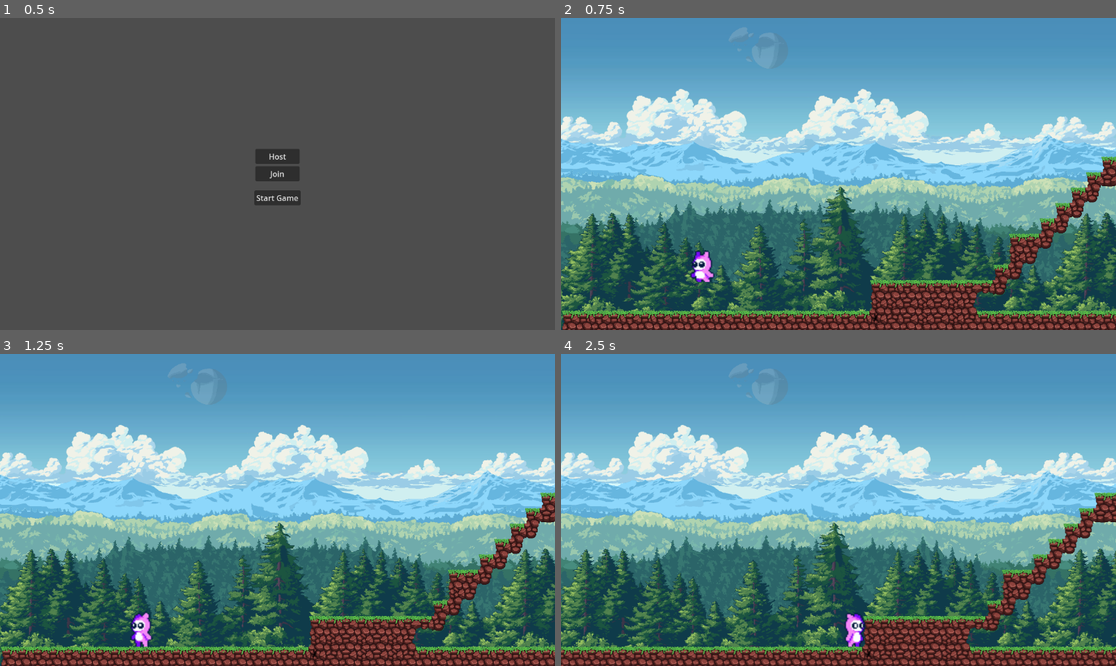
Above: before the commit, frames 1-4 (two rows, left to right).
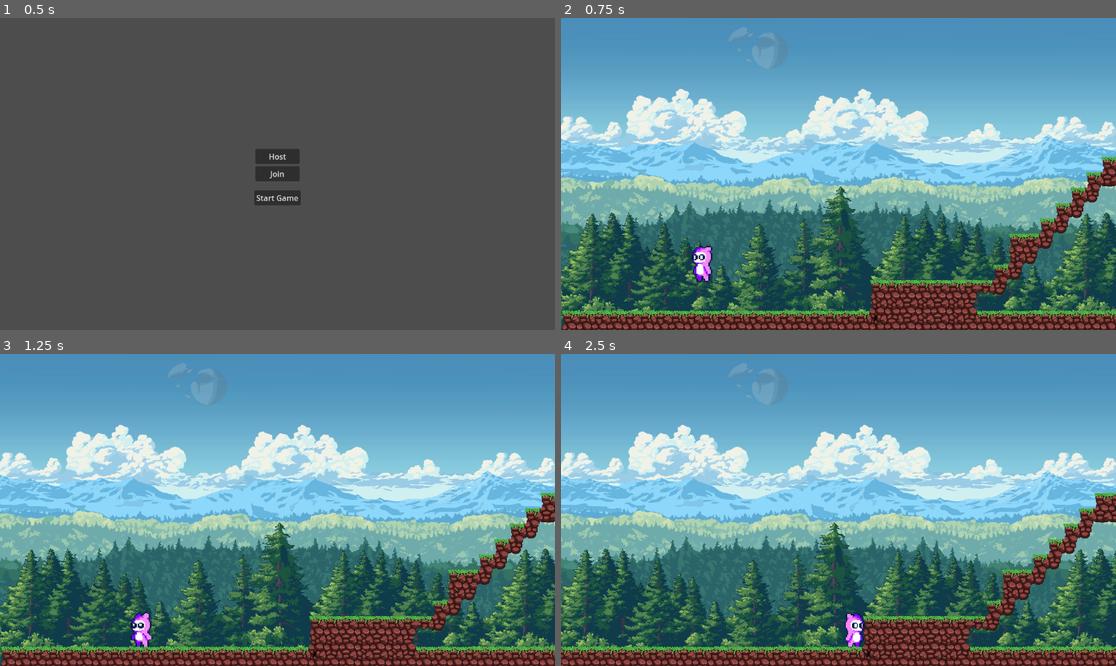
Above: after the commit, the same moments.

Repository: oberthan/Platformer
Game: Godot game, scene res://Main.tscn
Two runs of this game, one before a commit and one after it. Both use one fixed random seed, a clock stepped at 60 frames per second and the inputs below.
Inputs:
- Up to frame 1 (0.5 s): no input
- Up to frame 2 (0.75 s): click "Start Game" at 0.5 s
- Up to frame 3 (1.25 s): no input
- Up to frame 4 (2.5 s): hold D (right) from 1.28 s (still down); tap Space (jump) at 1.52, 2.27 s

Frame 1 is identical in both runs. In frame 2, 0.6% of the frame differs, in the area x 0-100%, y 22-95%; in frame 3, 0.4%; in frame 4, 1.2%, in the area x 0-100%, y 22-100%.

Commit message:
Health bar

Diff:
--- a/Level_1.tscn
+++ b/Level_1.tscn
@@ -138,7 +138,7 @@
 region_rect = Rect2(0, 0, 3792, 2400)
 
 [node name="TileMapLayer" type="TileMapLayer" parent="."]
-tile_map_data = PackedByteArray("AAAAABMAAQAAAAAAAAAAABQAAQA …(2051 unchanged characters)… EAAAA2ABAAAQABAAMAAAA3ABAAAQADAAQAAAA6ABIAAQAEAAAAAAA6ABMAAQACAAEAAAA7ABMAAQABAAAAAAA8ABMAAQABAA …(1416 unchanged characters)…
+tile_map_data = PackedByteArray("AAAAABMAAQAAAAAAAAAAABQAAQA …(2051 unchanged characters)… EAAAA2ABAAAQABAAMAAAA3ABAAAQADAAQAAAA6ABMAAQACAAEAAAA7ABMAAQABAAAAAAA8ABMAAQABAA …(1416 unchanged characters)…
 tile_set = SubResource("TileSet_epypp")
 
 [node name="SpawnPoint" type="Marker2D" parent="."]
--- a/Pink_Monster_Frames.tres
+++ b/Pink_Monster_Frames.tres
@@ -19,14 +19,6 @@
 [sub_resource type="AtlasTexture" id="AtlasTexture_0h7mo"]
 atlas = ExtResource("1_idv84")
 region = Rect2(96, 0, 32, 32)
-
-[sub_resource type="AtlasTexture" id="AtlasTexture_nr8wp"]
-atlas = ExtResource("2_umjcs")
-region = Rect2(0, 0, 32, 32)
-
-[sub_resource type="AtlasTexture" id="AtlasTexture_d2bti"]
-atlas = ExtResource("2_umjcs")
-region = Rect2(32, 0, 32, 32)
 
 [sub_resource type="AtlasTexture" id="AtlasTexture_ta5nu"]
 atlas = ExtResource("2_umjcs")
@@ -97,12 +89,6 @@
 }, {
 "frames": [{
 "duration": 1.0,
-"texture": SubResource("AtlasTexture_nr8wp")
-}, {
-"duration": 1.0,
-"texture": SubResource("AtlasTexture_d2bti")
-}, {
-"duration": 1.0,
 "texture": SubResource("AtlasTexture_ta5nu")
 }, {
 "duration": 1.0,
--- a/Player.gd
+++ b/Player.gd
@@ -4,11 +4,13 @@
 @onready var animation_sprite: AnimatedSprite2D = $AnimatedSprite2D
 @onready var collider_body: CollisionShape2D = $ColliderBody
 @onready var collider_top: CollisionShape2D = $ColliderTop
-
+@onready var health_bar: ProgressBar = $ProgressBar
+@onready var sb = StyleBoxFlat.new()
 
 var SPEED = 300.0
 var JUMP_VELOCITY = -400.0
 var facing_left = true
+var health: float = 100
 
 var eDelta = 0
 
@@ -43,6 +45,10 @@
 	set_collision_mask_value(1, is_multiplayer_authority())
 
 
+	health_bar.add_theme_stylebox_override("fill", sb)
+	sb.bg_color = Color("00ff00")
+
+
 var prev_animation = ""
 func _process(delta: float) -> void:
 	if is_multiplayer_authority():
@@ -61,6 +67,16 @@
 			rpc("updateAnimation", name,animationName, facing_left)
 
 
+	if health >= 100:
+
+		health_bar.hide()
+	else:
+		health += delta
+
+		health_bar.show()
+	health_bar.value = health
+	sb.bg_color = Color.from_hsv(max((health-25)/225.0, 0), 1, 1, 1)
+	#sb.bg_color = Color.from_hsv(0.3, 1, 1, 1)
 
 
 var updated_position = Vector2.ZERO
@@ -92,6 +108,7 @@
 		if position.y > 1000:
 			position.y = -100
 			velocity.y = 0
+			health -= 35
 			rpc("updatePos", name, position, velocity)
 		else:
 			rpc("updatePos", name, position, velocity)
--- a/Player.tscn
+++ b/Player.tscn
@@ -181,3 +181,12 @@
 scale = Vector2(2, 2)
 shape = SubResource("RectangleShape2D_e80uo")
 one_way_collision = true
+
+[node name="ProgressBar" type="ProgressBar" parent="."]
+offset_left = -31.0
+offset_top = -41.0
+offset_right = 33.0
+offset_bottom = -35.0
+step = 0.1
+value = 44.8
+show_percentage = false
--- a/project.godot
+++ b/project.godot
@@ -38,3 +38,7 @@
 "events": [Object(InputEventKey,"resource_local_to_scene":false,"resource_name":"","device":-1,"window_id":0,"alt_press …(191 unchanged characters)…
 ]
 }
+
+[rendering]
+
+textures/canvas_textures/default_texture_filter=0
Not shown: 1 places in Pink_Monster_Frames.tres that only renumber resources
